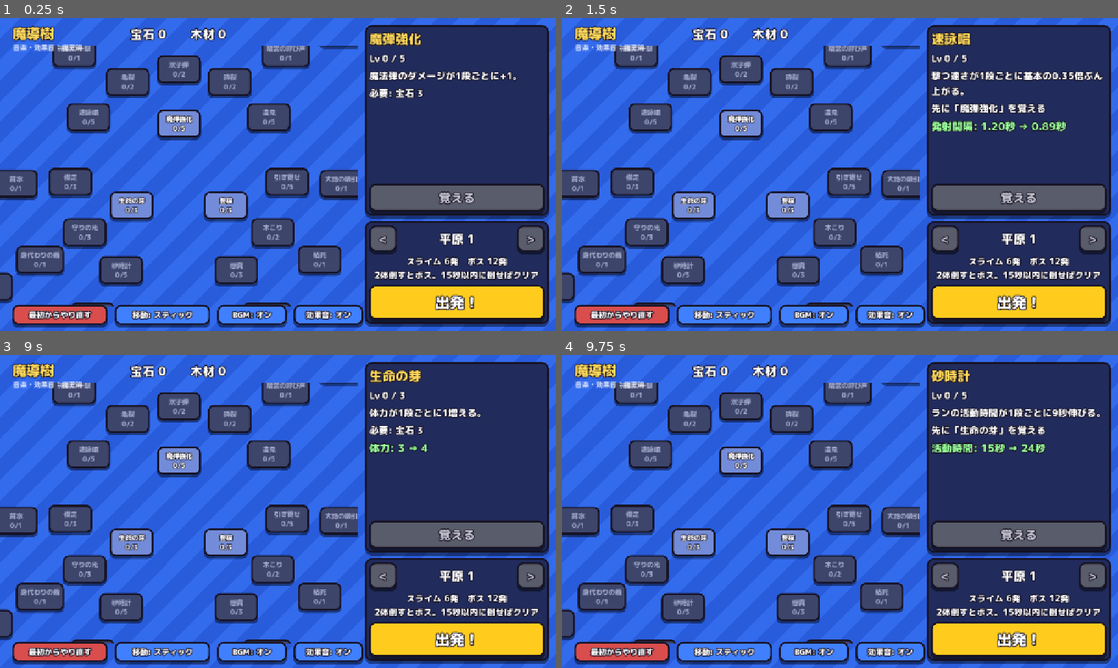
Above: before the commit, frames 1-4 (two rows, left to right).
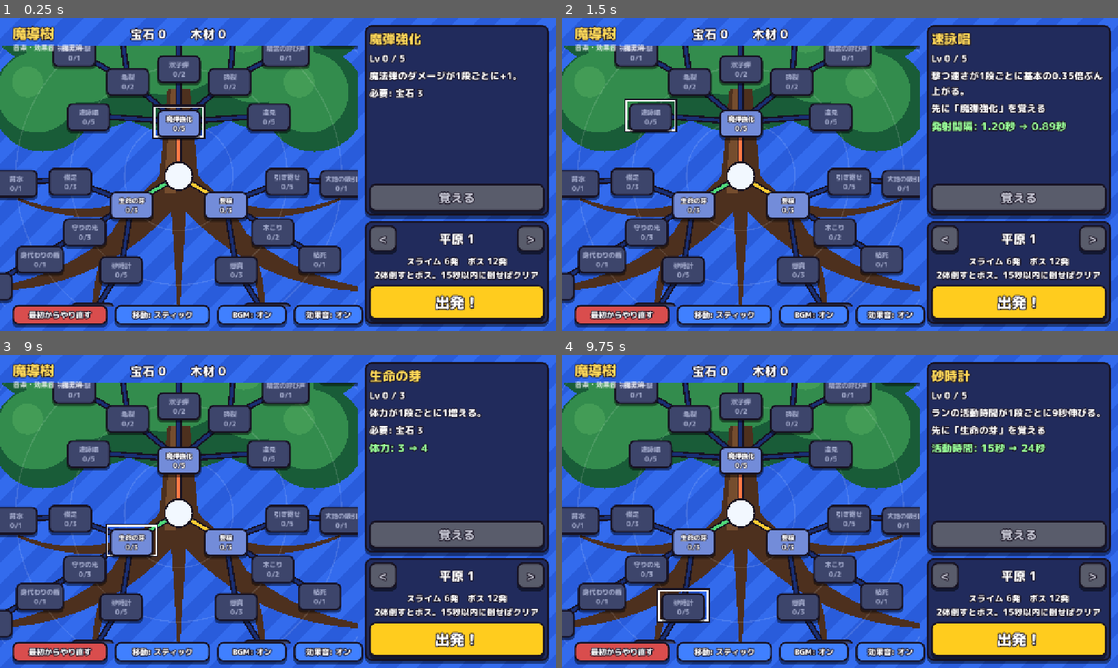
Above: after the commit, the same moments.

Repository: elefolo4565/fantasyIncremental
Game: Godot game, scene res://scenes/main/main.tscn
Two runs of this game, one before a commit and one after it. Both use one fixed random seed, a clock stepped at 60 frames per second and the inputs below.
Inputs:
- Up to frame 1 (0.25 s): no input
- Up to frame 2 (1.5 s): click "魔弾強化 0/5" at 0.5 s; click "速詠唱 0/5" at 1.25 s
- Up to frame 3 (9 s): click "亀裂 0/2" at 2 s; click "双子弾 0/2" at 2.75 s; click "砕裂 0/2" at 3.5 s; click "遠見 0/5" at 4.25 s; click "先制の一撃 0/1" at 5 s; click "とどめ 0/2" at 5.75 s; click "残響 0/1" at 6.5 s; click "精霊の呼び声 0/1" at 7.25 s; click "精霊の爆発 0/1" at 8 s; click "生命の芽 0/3" at 8.75 s
- Up to frame 4 (9.75 s): click "砂時計 0/5" at 9.5 s

The runs differ from the first frame. In frame 1, 20% of the frame differs, in the area x 0-65%, y 8-93%; in frame 2, 20%; in frame 3, 21%; in frame 4, 21%.

Commit message:
魔導樹で拡大すると枝が消える不具合を直し、背景に世界樹を描く
線を描く Nodes が大きさ0のままだったため、拡大して位置が画面外に出ると
Control の表示範囲から外れて丸ごと描かれなくなっていた。魔導樹全体の大きさにする。
背景に、核を幹にした世界樹（攻撃の側に葉、生命・収益の側に根）を図形で描く。

Co-Authored-By: Claude Opus 5.5 (1M context) <noreply@anthropic.com>
Claude-Session: https://claude.ai/code/session_018iPK9dkSDqLbZJCmxpp3L9

Diff:
--- a/scenes/upgrade_tree/upgrade_tree.gd
+++ b/scenes/upgrade_tree/upgrade_tree.gd
@@ -3,7 +3,7 @@
 ## 魔導樹の画面。中央の核から攻撃・生命・収益の3軸が放射状に伸び、強化ノードが並ぶ。
 ## 選んだノードの説明・費用と、活動時間などの数値の変化を見せて買えるようにする。
 ## ステージを選んで START を押すと start_requested を出す。
-## 魔導樹はピンチ（PC ではホイール）で拡大し、ドラッグで動かせる。
+## 魔導樹はピンチ（PC ではホイール）で拡大し、ドラッグで動かせる。背景には、核を幹にした世界樹（攻撃の側が葉、生命・収益の側が根）を描く。
 ## 左下のボタンで、ランでの移動（スティック／タップ移動）と BGM のオン/オフを切り替える（設定は保存する）。
 
 signal start_requested(stage_index: int)
@@ -22,6 +22,29 @@
 }
 const AXIS_LABEL_SIZE := 30
 const RING_COLOR := Color(1, 1, 1, 0.12)
+## 背景の世界樹の色
+const WOOD_DARK := Color(0.3, 0.19, 0.12)
+const WOOD_LIGHT := Color(0.46, 0.3, 0.18)
+const LEAF_DARK := Color(0.1, 0.36, 0.22)
+const LEAF_LIGHT := Color(0.2, 0.55, 0.3)
+const LEAF_GLOW := Color(0.55, 0.9, 0.5, 0.18)
+## 葉のかたまり [中心（核から、RING_SPACING 単位）, 半径（同じ単位）]
+const CANOPY := [
+	[Vector2(0.0, -2.7), 1.9], [Vector2(-1.6, -2.2), 1.35], [Vector2(1.6, -2.2), 1.35],
+	[Vector2(-1.1, -3.5), 1.3], [Vector2(1.1, -3.5), 1.3], [Vector2(0.0, -4.2), 1.15],
+	[Vector2(-2.5, -1.4), 0.95], [Vector2(2.5, -1.4), 0.95], [Vector2(-2.6, -3.0), 0.9],
+	[Vector2(2.6, -3.0), 0.9],
+]
+## 太い枝と根 [向き（度）, 長さ（RING_SPACING 単位）, 曲がり具合, 根元の太さ（ピクセル）]
+const LIMBS := [
+	[-90.0, 3.4, 0.0, 34.0], [-128.0, 2.9, -0.35, 22.0], [-52.0, 2.9, 0.35, 22.0],
+	[-160.0, 2.4, -0.3, 16.0], [-20.0, 2.4, 0.3, 16.0],
+]
+const ROOTS := [
+	[150.0, 4.2, 0.25, 40.0], [30.0, 4.2, -0.25, 40.0], [118.0, 3.3, -0.3, 24.0],
+	[62.0, 3.3, 0.3, 24.0], [172.0, 3.0, 0.3, 18.0], [8.0, 3.0, -0.3, 18.0], [90.0, 2.4, 0.0, 22.0],
+]
+const LIMB_STEPS := 14
 const SIDE_WIDTH := 456.0
 const HEADER_HEIGHT := 64.0
 const FOOTER_HEIGHT := 56.0
@@ -83,6 +106,9 @@
 	for color: Color in [MAXED_COLOR, READY_COLOR, OPEN_COLOR, LOCKED_COLOR]:
 		_styles[color] = _make_style(color)
 	_compute_bounds()
+	# 線は $TreeClip/Nodes に描く。Control は自分の大きさの外を描いても、その四角が画面から外れると
+	# 丸ごと描かれなくなるので、魔導樹全体の大きさにしておく（拡大すると枝が消える不具合の対策）。
+	_nodes.size = _tree_size()
 	for def in Progress.upgrades:
 		var button := Button.new()
 		button.size = NODE_SIZE
@@ -144,6 +170,7 @@
 ## ノード同士の線・軸の名前・選択枠。$TreeClip/Nodes の中に描くので、拡大・移動に一緒についてくる。
 func _draw_links() -> void:
 	var core := _core()
+	_draw_world_tree(core)
 	for ring in range(1, _max_ring + 1):
 		_nodes.draw_arc(core, ring * RING_SPACING, 0.0, TAU, 96, RING_COLOR, 3.0)
 	var font := ThemeDB.fallback_font
@@ -167,6 +194,48 @@
 		var rect := Rect2(_cell_center(_selected) - NODE_SIZE * 0.5, NODE_SIZE).grow(6.0)
 		_nodes.draw_rect(rect.grow(3.0), UiStyle.OUTLINE, false, 4.0)
 		_nodes.draw_rect(rect, SELECT_COLOR, false, 4.0)
+
+
+## 背景の世界樹。核が幹の真ん中で、上に枝と葉、下に根が広がる。
+func _draw_world_tree(core: Vector2) -> void:
+	for root: Array in ROOTS:
+		_draw_limb(core, root, WOOD_DARK)
+	for limb: Array in LIMBS:
+		_draw_limb(core + Vector2(0, -RING_SPACING * 0.6), limb, WOOD_DARK)
+	for blob: Array in CANOPY:
+		_nodes.draw_circle(core + blob[0] * RING_SPACING, blob[1] * RING_SPACING, LEAF_DARK)
+	for blob: Array in CANOPY:
+		var radius: float = blob[1] * RING_SPACING
+		_nodes.draw_circle(core + blob[0] * RING_SPACING + Vector2(-0.12, -0.15) * radius, radius * 0.78, LEAF_LIGHT)
+	for blob: Array in CANOPY:
+		var radius: float = blob[1] * RING_SPACING
+		_nodes.draw_circle(core + blob[0] * RING_SPACING + Vector2(-0.3, -0.35) * radius, radius * 0.3, LEAF_GLOW)
+	# 幹（根元は太く、葉の中へ細くなる）
+	var trunk := PackedVector2Array([
+		core + Vector2(-48, 40), core + Vector2(-26, -RING_SPACING * 1.6),
+		core + Vector2(26, -RING_SPACING * 1.6), core + Vector2(48, 40)])
+	_nodes.draw_colored_polygon(trunk, WOOD_DARK)
+	_nodes.draw_colored_polygon(PackedVector2Array([trunk[0] + Vector2(14, 0), trunk[1] + Vector2(8, 0),
+			trunk[1] + Vector2(22, 0), trunk[0] + Vector2(40, 0)]), WOOD_LIGHT)
+
+
+## from から伸びる、先へ行くほど細くなる曲がった枝（根）を描く。spec は LIMBS / ROOTS の1行。
+func _draw_limb(from: Vector2, spec: Array, color: Color) -> void:
+	var direction := Vector2.RIGHT.rotated(deg_to_rad(spec[0]))
+	var to: Vector2 = from + direction * float(spec[1]) * RING_SPACING
+	var bend: Vector2 = direction.orthogonal() * float(spec[2]) * float(spec[1]) * RING_SPACING
+	var control := (from + to) * 0.5 + bend
+	var left := PackedVector2Array()
+	var right := PackedVector2Array()
+	for i in LIMB_STEPS + 1:
+		var t := float(i) / LIMB_STEPS
+		var point := from.lerp(control, t).lerp(control.lerp(to, t), t)
+		var tangent := (control - from).lerp(to - control, t).normalized()
+		var half := lerpf(float(spec[3]), 3.0, t)
+		left.append(point + tangent.orthogonal() * half)
+		right.append(point - tangent.orthogonal() * half)
+	right.reverse()
+	_nodes.draw_colored_polygon(left + right, color)
 
 
 func _axis_color(def: UpgradeDef) -> Color:
